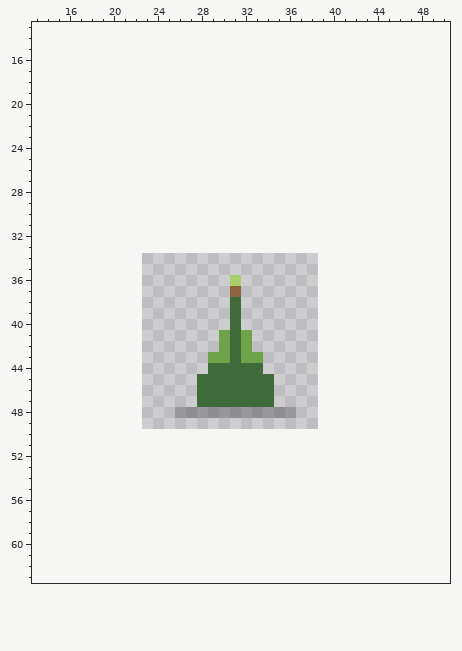
Edited in one commit: pixel-art file (game/pixel-plants/xiang-pu.aseprite). Above: the version before the commit.
16x16 pixels, 1 frame. Shown: x 13..50, y 13..63. The old version is drawn lined up with the new one, on the new canvas.
The result:
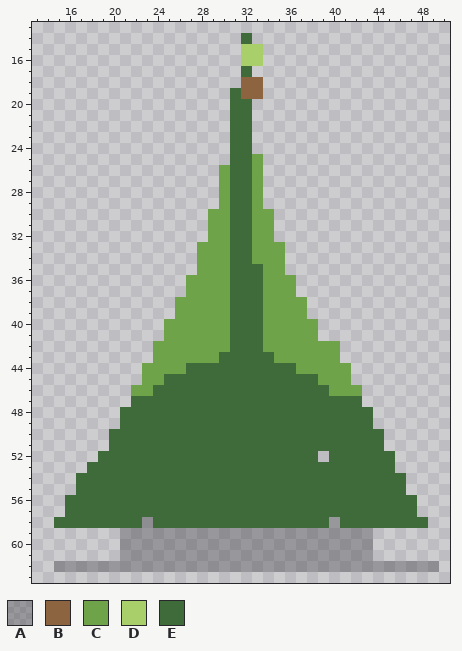
Palette (. is transparent): A #1a1a204c  B #8c6440  C #6fa34a  D #a8cf6a  E #3f6b3a
From old to new:
canvas 16x16 -> 64x64, the old top-left corner now at 23,34
@@ x 13..50 @@
 13 ......................................
-14 ......................................
-15 ......................................
-16 ......................................
-17 ......................................
-18 ......................................
-19 ......................................
-20 ......................................
-21 ......................................
-22 ......................................
-23 ......................................
-24 ......................................
-25 ......................................
-26 ......................................
-27 ......................................
-28 ......................................
-29 ......................................
-30 ......................................
-31 ......................................
-32 ......................................
-33 ......................................
-34 ......................................
-35 ......................................
-36 ..................D...................
-37 ..................B...................
-38 ..................E...................
-39 ..................E...................
-40 ..................E...................
-41 .................CEC..................
-42 .................CEC..................
-43 ................CCECC.................
-44 ................EEEEE.................
-45 ...............EEEEEEE................
-46 ...............EEEEEEE................
-47 ...............EEEEEEE................
-48 .............AAAAAAAAAAA..............
-49 ......................................
-50 ......................................
-51 ......................................
-52 ......................................
-53 ......................................
-54 ......................................
-55 ......................................
-56 ......................................
-57 ......................................
-58 ......................................
-59 ......................................
-60 ......................................
-61 ......................................
-62 ......................................
+14 ...................E..................
+15 ...................DD.................
+16 ...................DD.................
+17 ...................E..................
+18 ...................BB.................
+19 ..................EBB.................
+20 ..................EE..................
+21 ..................EE..................
+22 ..................EE..................
+23 ..................EE..................
+24 ..................EE..................
+25 ..................EEC.................
+26 .................CEEC.................
+27 .................CEEC.................
+28 .................CEEC.................
+29 .................CEEC.................
+30 ................CCEECC................
+31 ................CCEECC................
+32 ................CCEECC................
+33 ...............CCCEECCC...............
+34 ...............CCCEECCC...............
+35 ...............CCCEEECC...............
+36 ..............CCCCEEECCC..............
+37 ..............CCCCEEECCC..............
+38 .............CCCCCEEECCCC.............
+39 .............CCCCCEEECCCC.............
+40 ............CCCCCCEEECCCCC............
+41 ............CCCCCCEEECCCCC............
+42 ...........CCCCCCCEEECCCCCCC..........
+43 ...........CCCCCCEEEEECCCCCC..........
+44 ..........CCCCEEEEEEEEEECCCCC.........
+45 ..........CCEEEEEEEEEEEEEECCC.........
+46 .........CCEEEEEEEEEEEEEEEECCC........
+47 .........EEEEEEEEEEEEEEEEEEEEE........
+48 ........EEEEEEEEEEEEEEEEEEEEEEE.......
+49 ........EEEEEEEEEEEEEEEEEEEEEEE.......
+50 .......EEEEEEEEEEEEEEEEEEEEEEEEE......
+51 .......EEEEEEEEEEEEEEEEEEEEEEEEE......
+52 ......EEEEEEEEEEEEEEEEEEEE.EEEEEE.....
+53 .....EEEEEEEEEEEEEEEEEEEEEEEEEEEE.....
+54 ....EEEEEEEEEEEEEEEEEEEEEEEEEEEEEE....
+55 ....EEEEEEEEEEEEEEEEEEEEEEEEEEEEEE....
+56 ...EEEEEEEEEEEEEEEEEEEEEEEEEEEEEEEE...
+57 ...EEEEEEEEEEEEEEEEEEEEEEEEEEEEEEEE...
+58 ..EEEEEEEEAEEEEEEEEEEEEEEEEAEEEEEEEE..
+59 ........AAAAAAAAAAAAAAAAAAAAAAA.......
+60 ........AAAAAAAAAAAAAAAAAAAAAAA.......
+61 ........AAAAAAAAAAAAAAAAAAAAAAA.......
+62 ..AAAAAAAAAAAAAAAAAAAAAAAAAAAAAAAAAAA.
 63 ......................................
Changed places in both pictures, as pixel boxes (x1, y1, x2, y2):
changed: (54, 33, 439, 572)
